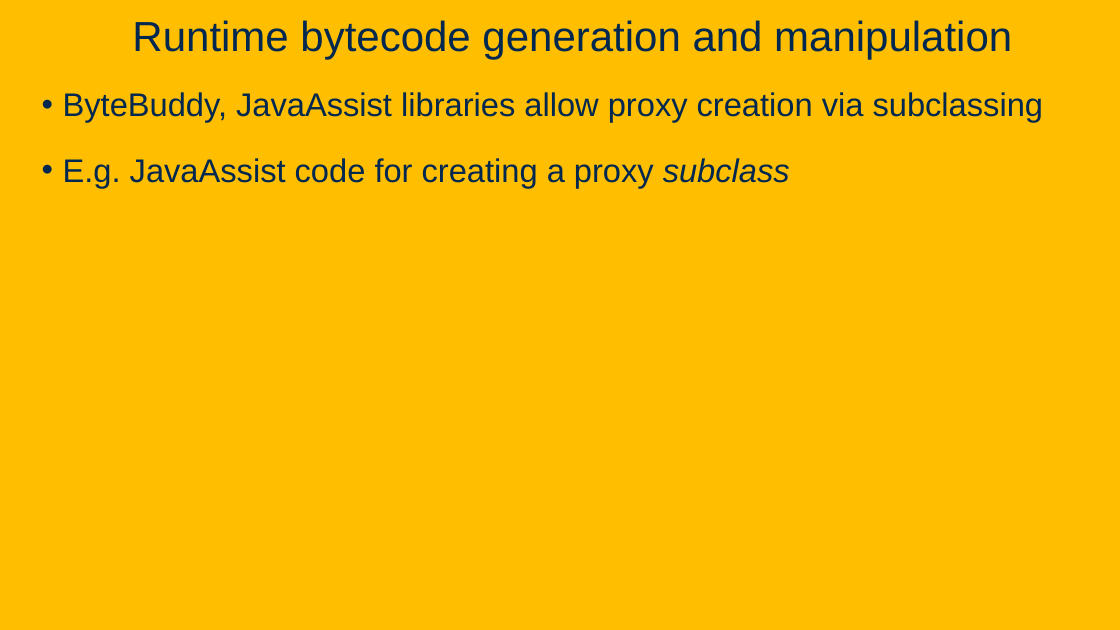
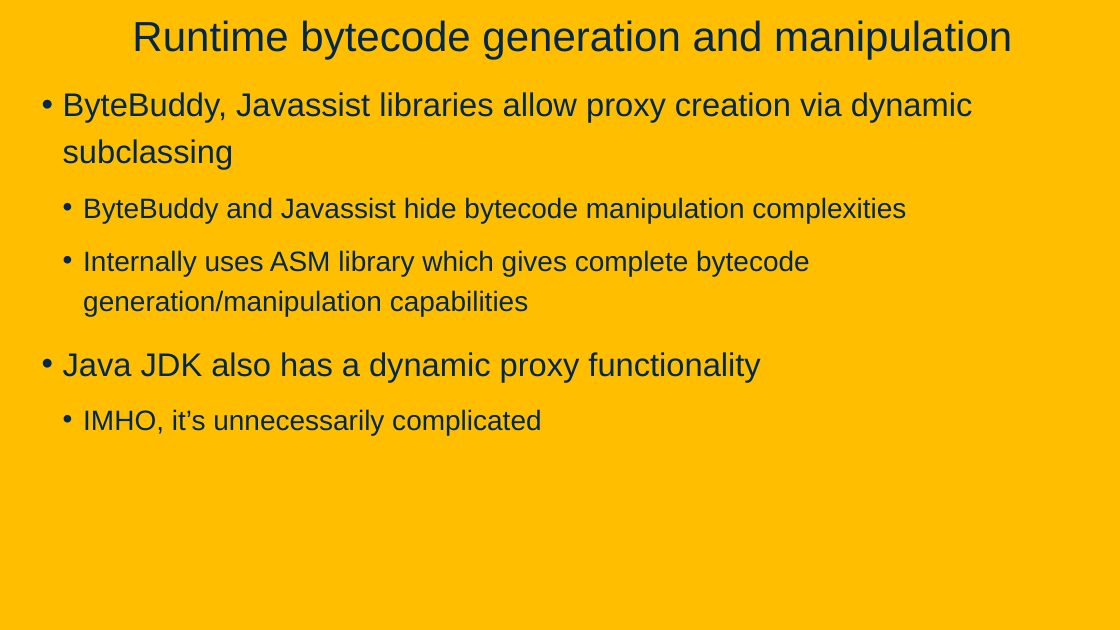
Before and after one commit to davsec-teaching/ECS160-Winter2025, a slide deck: slide 79 of slides/5_annotations_and_reflection.pptx (slide 73 before the commit). Drawn at 1120x630 pixels with LibreOffice and Linux fonts; fonts in the diff are those of the drawing; background and template pictures are left out. Boxes give left, top, right and bottom in pixels: in the first picture for what was removed or moved away, otherwise in the second. Text is boxed around its words. In the diff, an @@ line names an element or a change of style, - is before the commit and + after.

Commit message:
update proxy slides

```diff
--- a/slides/5_annotations_and_reflection.pptx
+++ b/slides/5_annotations_and_reflection.pptx
@@ text at bbox=[63, 92, 973, 435]: text changed; size 28 to 24 pt @@
-• ByteBuddy, JavaAssist libraries allow proxy creation via subclassing
-• E.g. JavaAssist code for creating a proxy subclass
+• ByteBuddy, Javassist libraries allow proxy creation via dynamic subclassing
+  • ByteBuddy and Javassist hide bytecode manipulation complexities
+  • Internally uses ASM library which gives complete bytecode generation/manipulation capabilities
+• Java JDK also has a dynamic proxy functionality
+  • IMHO, it’s unnecessarily complicated
```
Also in this commit, not shown: 13 other slides changed, 20 slides added, 3 slides removed.
